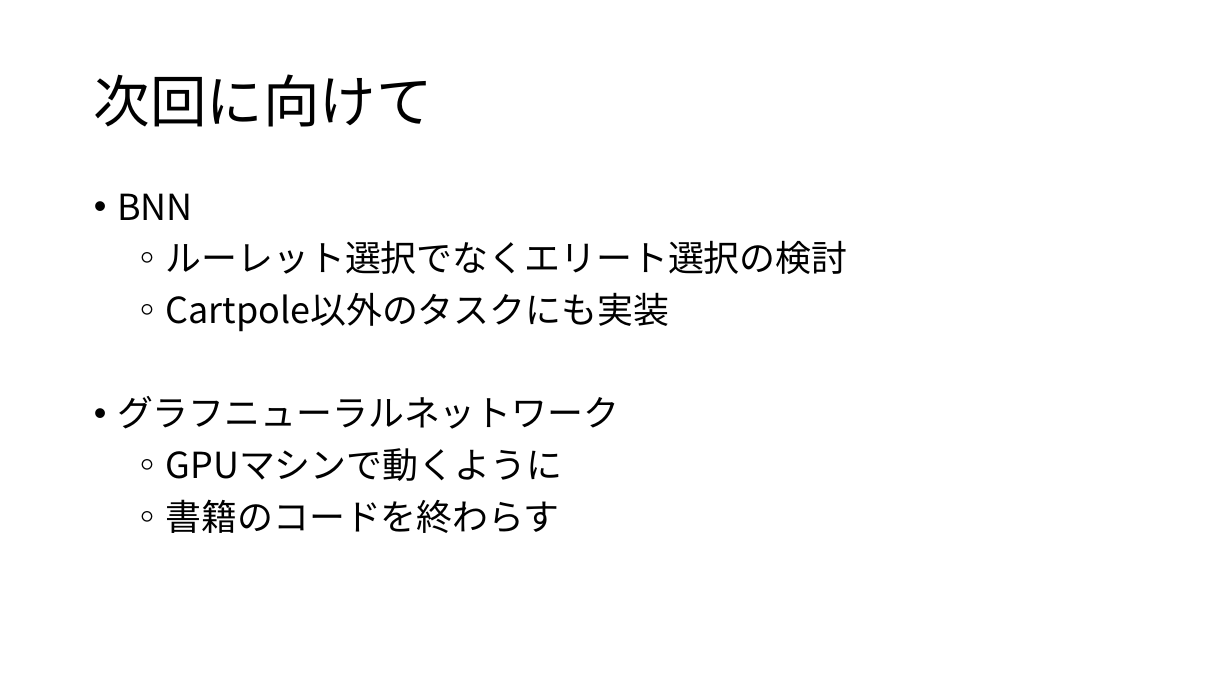
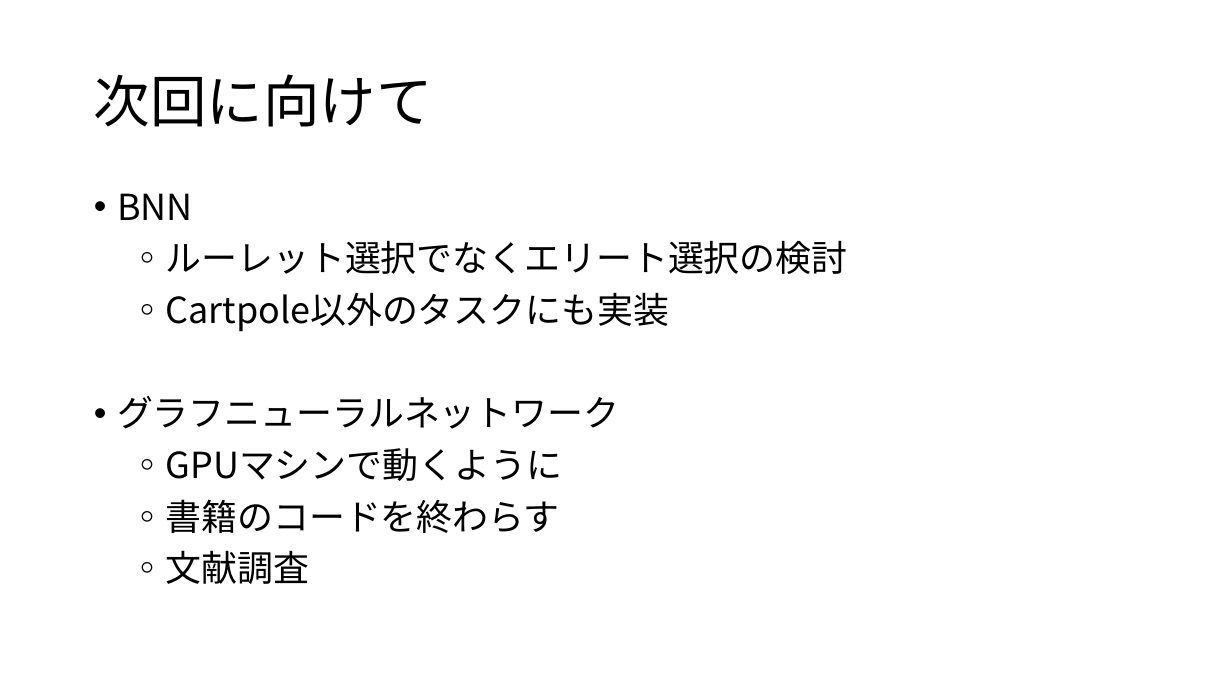
Before and after one commit to SeiKdesu/research, a slide deck: slide 11 of 2/発表資料.pptx. Drawn at 1232x693 pixels with LibreOffice and Linux fonts; fonts in the diff are those of the drawing. Boxes give left, top, right and bottom in pixels: in the first picture for what was removed or moved away, otherwise in the second. Text is boxed around its words. In the diff, an @@ line names an element or a change of style, - is before the commit and + after.

```diff
--- a/2/発表資料.pptx
+++ b/2/発表資料.pptx
@@ text at <box>130,550,309,584</box>: paragraph added @@
+◦文献調査
```
Also in this commit, not shown: 1 slide added, 15 other files.
